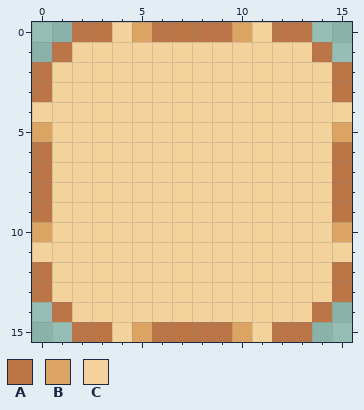
A pixel-art file gets an edit: images/frames/paths.aseprite. Above: the version before the commit.
16x16 pixels, 1 frame.
Visible layers, top first: "outline", "backest-ground".
Palette (. is transparent): A #bb7547  B #dba463  C #f4d29c
Pixels before, first column x 0:
 0 ..AACBAAAABCAA..
 1 .ACCCCCCCCCCCCA.
 2 ACCCCCCCCCCCCCCA
 3 ACCCCCCCCCCCCCCA
 4 CCCCCCCCCCCCCCCC
 5 BCCCCCCCCCCCCCCB
 6 ACCCCCCCCCCCCCCA
 7 ACCCCCCCCCCCCCCA
 8 ACCCCCCCCCCCCCCA
 9 ACCCCCCCCCCCCCCA
10 BCCCCCCCCCCCCCCB
11 CCCCCCCCCCCCCCCC
12 ACCCCCCCCCCCCCCA
13 ACCCCCCCCCCCCCCA
14 .ACCCCCCCCCCCCA.
15 ..AACBAAAABCAA..
Once edited:
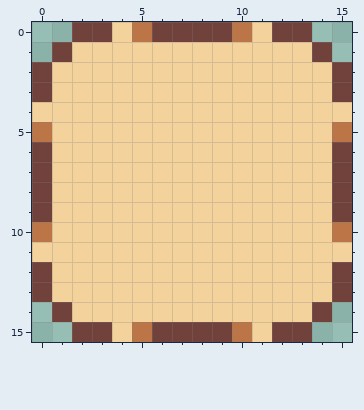
The edit:
colour A: #bb7547 -> #71413b
colour B: #dba463 -> #bb7547
Boxes around the changes in both pictures, in picture pixels (x1, y1, x2, y2):
changed: (32, 22, 352, 342)
